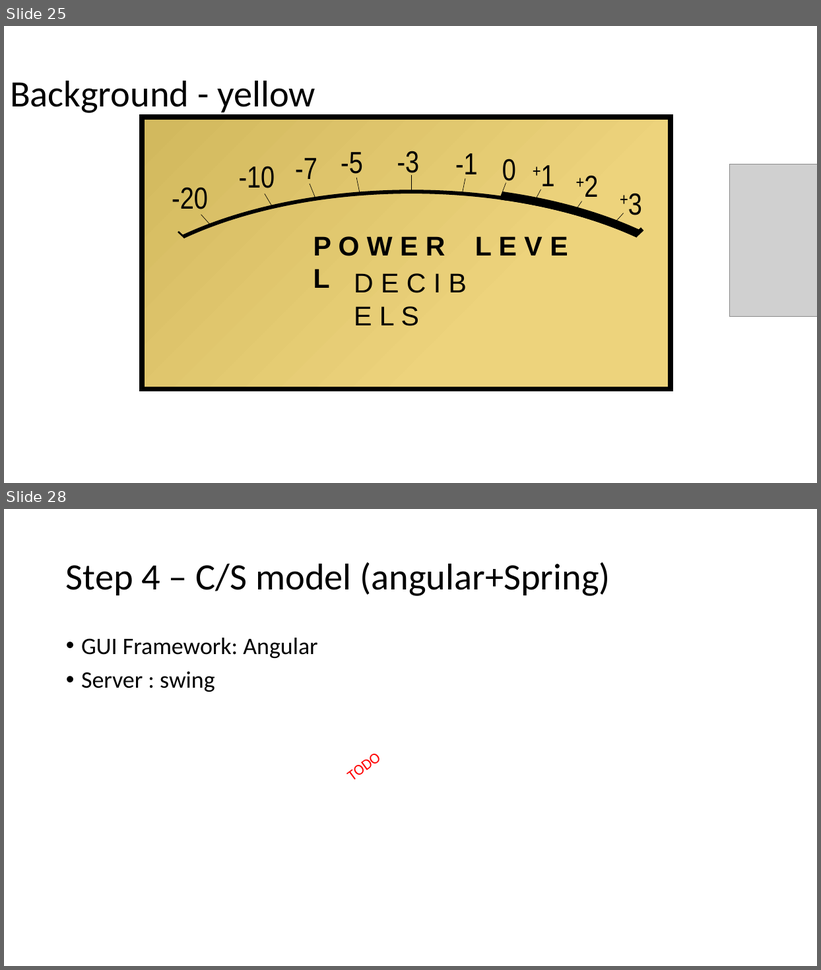
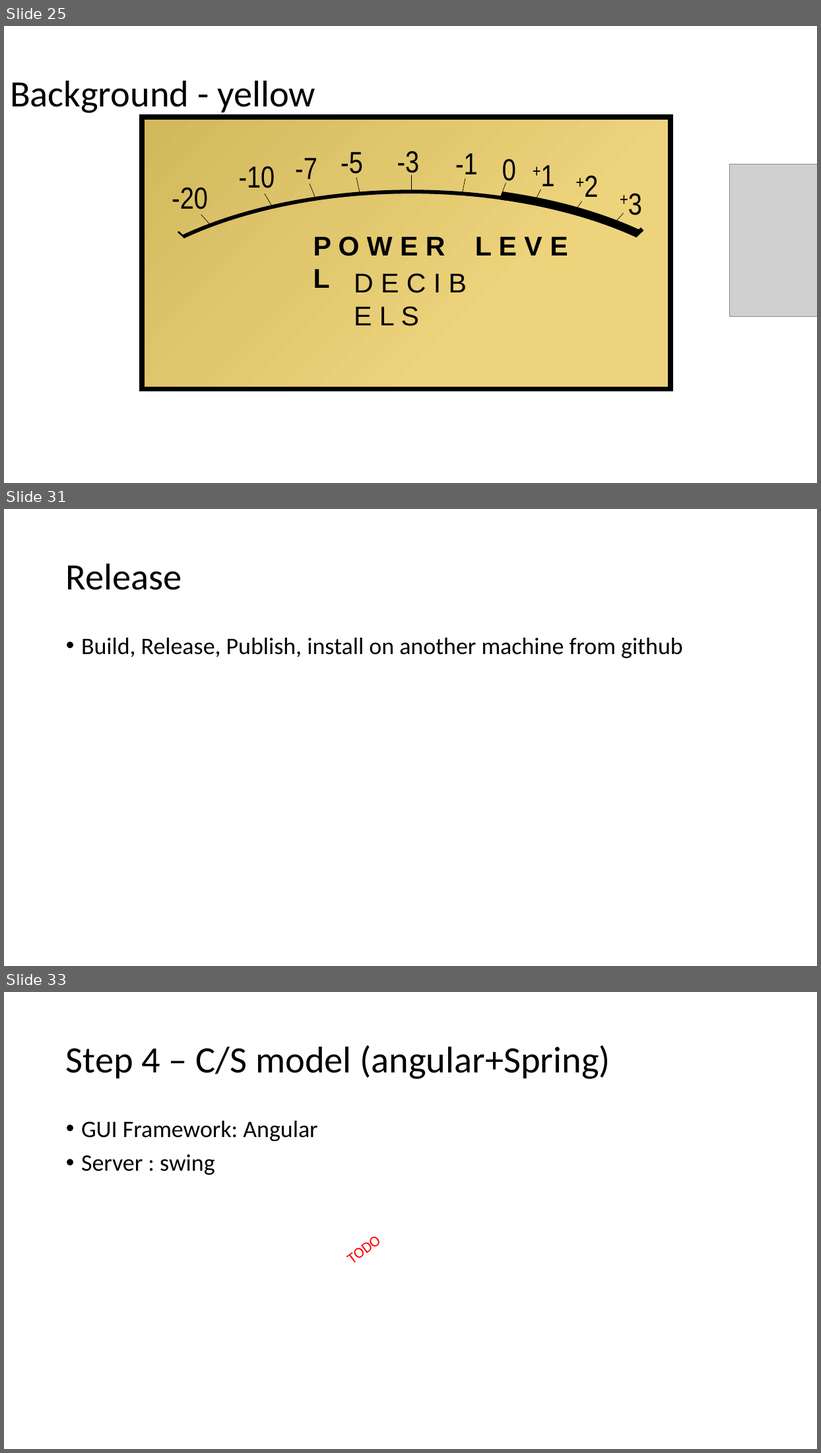
Before and after one commit to devidin/yavumeter, a slide deck: doc/Steps overview.pptx. Shown one above the other, each under a label of ours: slides 25 and 28 before the commit, slides 25, 31 and 33 after it; the slides between them are not shown. The pictures are 821x970 and 821x1453 pixels, drawn with LibreOffice and Linux fonts; fonts in the diff are those of the drawing; grey boxes stand for pictures. Boxes give left, top, right and bottom in pixels: in the first picture for what was removed or moved away, otherwise in the second. Text is boxed around its words. In the diff, an @@ line names an element or a change of style, - is before the commit and + after.

```diff
--- a/doc/Steps overview.pptx
+++ b/doc/Steps overview.pptx
@@ slide 31 added at (x1=4, y1=509, x2=817, y2=966), background #FFFFFF @@
@@ title added at (x1=66, y1=563, x2=182, y2=590), 44 pt, text #000000 @@
+Release
@@ text added at (x1=81, y1=638, x2=683, y2=658), 28 pt, text #000000 @@
+• Build, Release, Publish, install on another machine from github
@@ what was slide 28 is now slide 33 @@
```
Also in this commit, not shown: 5 slides changed, 4 other slides added, 7 other files.
